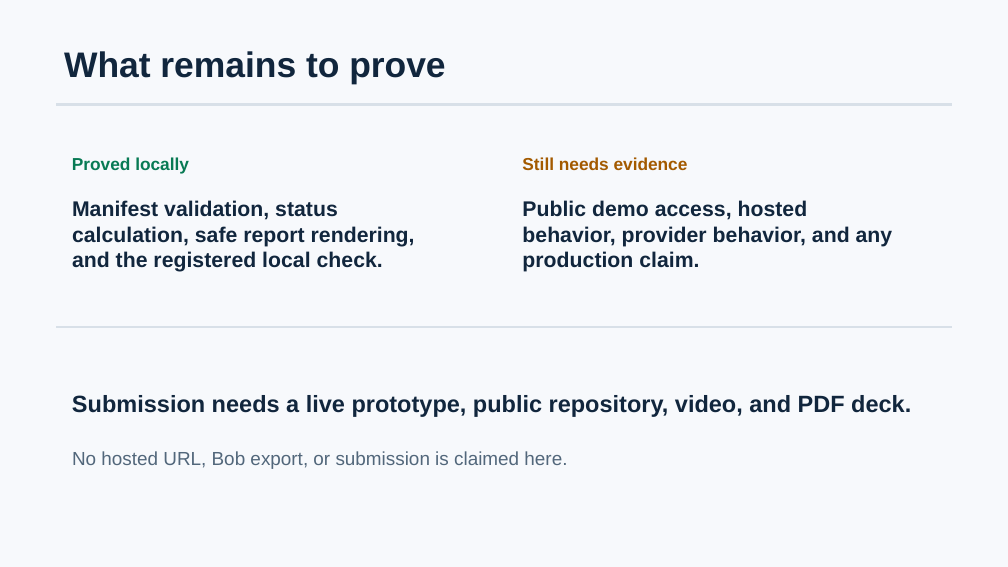
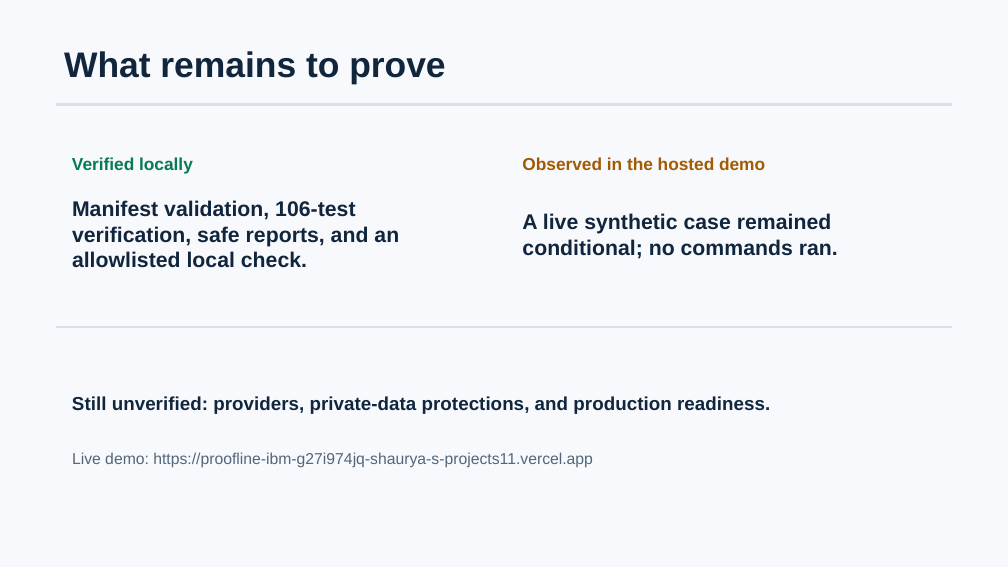
Before and after one commit to icecold009/proofline-ibm-bob, a slide deck: slide 7 of docs/submission/proofline-pitch.pptx. Drawn at 1008x567 pixels with LibreOffice and Linux fonts; fonts in the diff are those of the drawing. Boxes give left, top, right and bottom in pixels: in the first picture for what was removed or moved away, otherwise in the second. Text is boxed around its words. In the diff, an @@ line names an element or a change of style, - is before the commit and + after.

Commit message:
Complete Proofline prototype and submission preparation
Finish the Proofline prototype and submission package, align status documentation with the published Lablab entry, and include the final deck and demo video.

```diff
--- a/docs/submission/proofline-pitch.pptx
+++ b/docs/submission/proofline-pitch.pptx
@@ text at box(72, 157, 193, 174): text changed @@
-Proved locally
+Verified locally
@@ text at box(522, 157, 765, 170): text changed @@
-Still needs evidence
+Observed in the hosted demo
@@ text at box(72, 200, 399, 268): text changed @@
-Manifest validation, status calculation, safe report rendering, and the registered local check.
+Manifest validation, 106-test verification, safe reports, and an allowlisted local check.
@@ text at box(522, 213, 838, 259): text changed @@
-Public demo access, hosted behavior, provider behavior, and any production claim.
+A live synthetic case remained conditional; no commands ran.
@@ text at box(72, 396, 770, 414): text changed; size 22.4 to 17.9 pt @@
-Submission needs a live prototype, public repository, video, and PDF deck.
+Still unverified: providers, private-data protections, and production readiness.
@@ text at box(72, 452, 593, 468): text changed; size 18 to 15 pt @@
-No hosted URL, Bob export, or submission is claimed here.
+Live demo: https://proofline-ibm-g27i974jq-shaurya-s-projects11.vercel.app
```
Also in this commit, not shown: 3 other slides changed, 33 other files.
